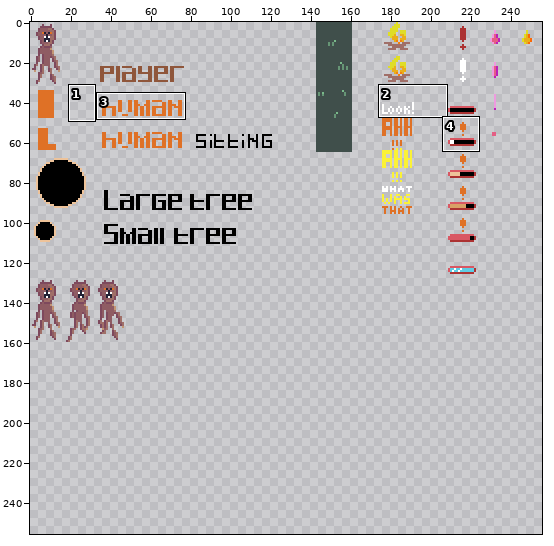
File history of a pixel-art file, src/assets/spritesheet.aseprite. The picture above shows the old version from afar; the outline marks the close-up.
Close-up. As it was:
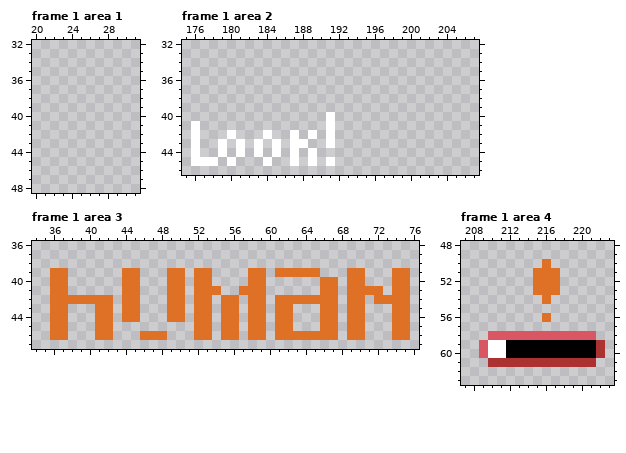
256x256 pixels, 4 frames. Shown: frame 1 area 1: x 20..31, y 32..48; frame 1 area 2: x 175..207, y 32..46; frame 1 area 3: x 34..76, y 36..47; frame 1 area 4: x 207..223, y 48..63. The commit also changed other frames or places, which this record leaves out.
The result:
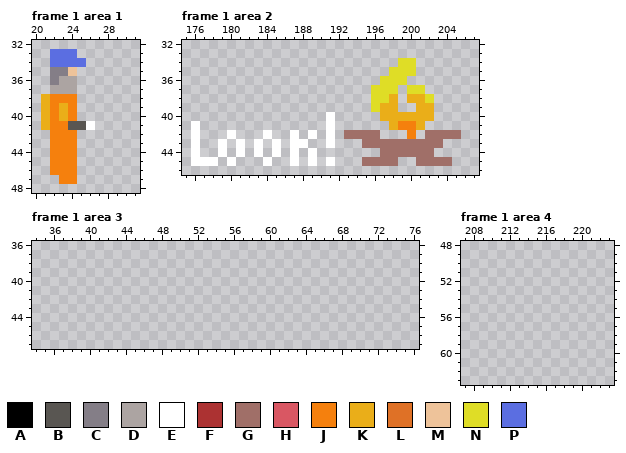
Palette (. is transparent): A #000000  B #595652  C #847e87  D #aca4a2  E #ffffff  F #ac3232  G #a06f68  H #d95763  J #f5800d  K #eaae19  L #df7126  M #eec39a  N #dfdd26  P #5b6ee1
The exact change:
--- frame 1 area 1, layer "Layer 1"
@@ x 20..31 @@
 32 ............
-33 ............
-34 ............
-35 ............
-36 ............
-37 ............
-38 ............
-39 ............
-40 ............
-41 ............
-42 ............
-43 ............
-44 ............
-45 ............
-46 ............
-47 ............
+33 ..PPP.......
+34 ..PPPP......
+35 ..CCM.......
+36 ..CDD.......
+37 ..DDD.......
+38 .KJJJ.......
+39 .KJKJ.......
+40 .KJKJ.......
+41 .KJJBBE.....
+42 ..JJJ.......
+43 ..JJJ.......
+44 ..JJJ.......
+45 ..JJJ.......
+46 ..JJJ.......
+47 ...JJ.......
 48 ............
--- frame 1 area 2, layer "Layer 1"
@@ x 191..207 @@
 33 .................
-34 .................
-35 .................
-36 .................
-37 .................
-38 .................
-39 .................
-40 E................
-41 E................
-42 E................
-43 E................
-44 .................
-45 E................
+34 ........NN.......
+35 .......NNN.......
+36 ......NNN........
+37 .....NNN.NN......
+38 .....NNK.KKN.....
+39 .....NKK..KK.....
+40 E.....KKKKKK.....
+41 E......KJJK......
+42 E.GGGG...J.GGGG..
+43 E...GGGGGGGGG....
+44 ......GGGGGG.....
+45 E...GGGG..GGGG...
 46 .................
--- frame 1 area 3, layer "Layer 1"
@@ x 34..76 @@
 38 ...........................................
-39 ..LL......LL...LL.LL....LL.LLLLL...LL...LL.
-40 ..LL......LL...LL.LL....LL......LL.LL...LL.
-41 ..LL......LL...LL.LLL..LLL......LL.LLLL.LL.
-42 ..LLLLLLL.LL...LL.LL.LL.LL.LLLLLLL.LL.LLLL.
-43 ..LL...LL.LL...LL.LL.LL.LL.LL...LL.LL...LL.
-44 ..LL...LL.LL...LL.LL.LL.LL.LL...LL.LL...LL.
-45 ..LL...LL.........LL.LL.LL.LL...LL.LL...LL.
-46 ..LL...LL...LLL...LL.LL.LL.LLLLLLL.LL...LL.
+39 ...........................................
+40 ...........................................
+41 ...........................................
+42 ...........................................
+43 ...........................................
+44 ...........................................
+45 ...........................................
+46 ...........................................
 47 ...........................................
--- frame 1 area 4, layer "Layer 1"
@@ x 207..223 @@
 49 .................
-50 .........L.......
-51 ........LLL......
-52 ........LLL......
-53 ........LLL......
-54 .........L.......
+50 .................
+51 .................
+52 .................
+53 .................
+54 .................
 55 .................
-56 .........L.......
+56 .................
 57 .................
-58 ...HHHHHHHHHHHH..
-59 ..HEEAAAAAAAAAAF.
-60 ..HEEAAAAAAAAAAF.
-61 ...FFFFFFFFFFFF..
+58 .................
+59 .................
+60 .................
+61 .................
 62 .................
Boxes around the changes in both close-ups, in picture pixels (x1, y1, x2, y2):
added: (41, 49, 95, 184)
added: (344, 58, 461, 166)
erased: (50, 268, 410, 340)
erased: (479, 259, 605, 367)
